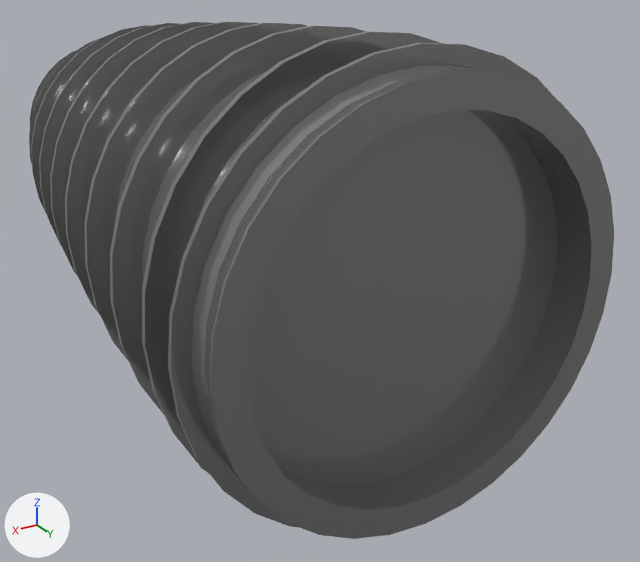
Before and after pictures for a commit that changed the FBX model Assets/_FBX/RoomObjects/Tools/ToolFixture.fbx.
One viewpoint serves both versions: a camera (50 mm lens) standing at (0.981, 2.2717, 0.9612) and looking at (0.9629, 2.2415, 0.9462). Every picture has the same lights, and +X, +Y and +Z are marked at lower left. The picture after the commit comes second. Where no turn or scale is listed for an object, it has been applied to the vertices.

The first picture shows 'ToolFixture'.
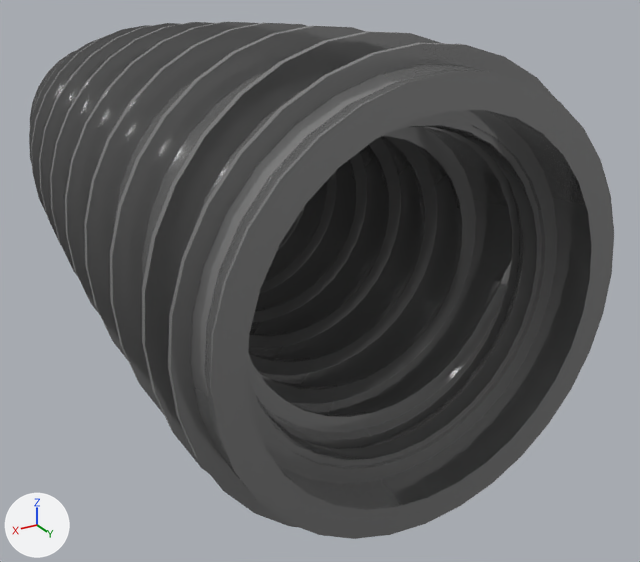
The newer file is also rescaled (x0.657), turned or shifted as a whole; pictures and numbers use the older file's frame.

Location of each change, [x1, y1, x2, y2] in pixels of the pictures (640 x 562 px):
part 1 of me_mesh_088, added: after [247, 119, 542, 466]
part 2 of me_mesh_088, cut back: before [247, 110, 557, 484]; after [250, 110, 557, 484]

The edits, one by one:
me_mesh_088 is used by ob_toolfixture; location (0.96593, 2.25171, 0.9498).
me_mesh_088 had 2585 vertices, 2562 faces and spanned x -0.0078..0.0079, y -0.0292..0.0015, z -0.0079..0.0079.
me_mesh_088 now has 5170 vertices, 5123 faces and spans x -0.0078..0.0079, y -0.0292..0.0015, z -0.0079..0.0079.
me_mesh_088 part 1: a new loose piece of 2521 vertices spanning x -0.0059..0.0059, y -0.0196..-0.0002, z -0.0059..0.0059, in mat_metal (grey #999999).
Part 2, on me_mesh_088:
1 face is deleted.
32 vertices are added at x -0.0057..0.0057, y -0.0145, z -0.0057..0.0057.
32 new vertices lie (0.0, 0.0145, 0.0) away from vertices in x -0.0057..0.0057, y -0.0145, z -0.0057..0.0057.
65 new faces join them.
